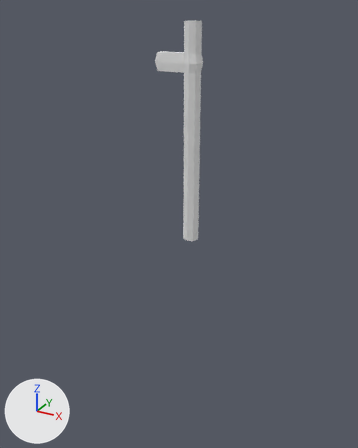
One commit to the FBX model CrueltySquad2/Assets/ART/Models/Luuk/metal beam.fbx: the scene before it, then after it.
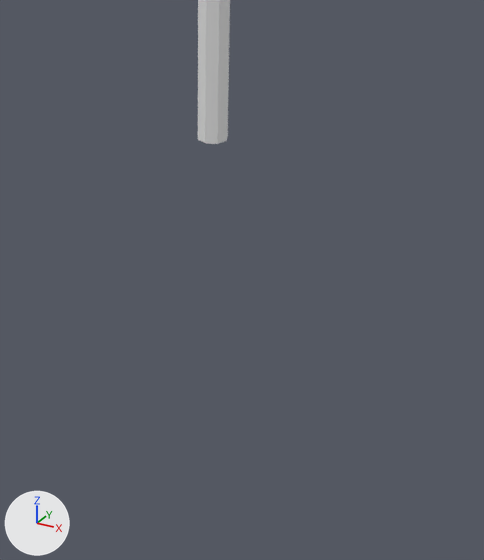
Each version is shown whole from a camera (50 mm lens) standing at (3.28, -6.35, 3.37) and looking at (-0.31, 0.17, 0.11), then close up on the part from 24% to 91% of the width and 38% to 100% of the height. The lights are fixed; the arrows at lower left show +X, +Y and +Z. Where no turn or scale is listed for an object, it has been applied to the vertices.

The first close-up shows 'metal beam'.
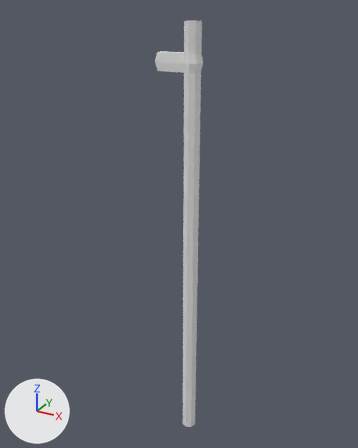
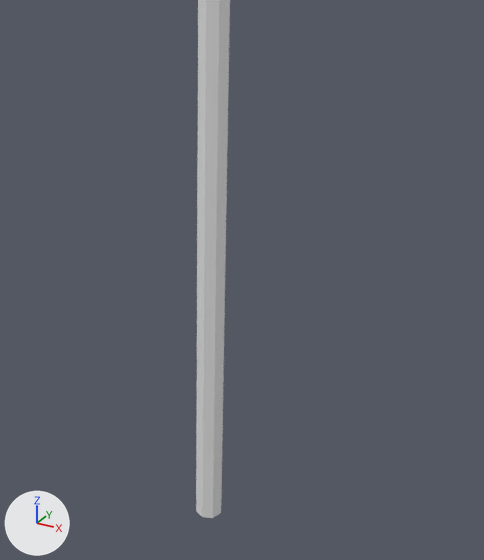
Pixel boxes (x1, y1, x2, y2) of what changed, in the close-ups (484 x 560 px):
'metal beam', reshaped
    before: (198, 0, 230, 144)
    after: (196, 0, 230, 518)
part 1 of me_cylinder, added
    after: (196, 137, 228, 518)

Edits to the bpy script that builds the scene:
```text
Change me_cylinder:
    where me_cylinder.from_pydata(...)  # 47 vertices, 46 faces; spans x -0.59..0.15, y -0.14..0.14, z 0.0..3.19
    used by ob_metal_beam; location = (0.0, 0.0, 0.0)
    verts and faces of me_cylinder; kept vertices keep their numbers, new ones are numbered from 47
    before: 0 (0.0, 0.12, 0.0), 1 (0.09, 0.09, 0.0) at pixel (227, 135), 2 (0.12, 0.0, 0.0) at pixel (226, 140), 3 (0.09, -0.09, 0.0) at pixel (217, 143), 4 (0.0, -0.12, 0.0) at pixel (205, 143)
    before: 5 (-0.09, -0.09, 0.0) at pixel (197, 139), 6 (-0.12, 0.0, 0.0) at pixel (198, 134), 8 (-0.09, 0.09, 0.0)
    me_cylinder part 1
    add for new, old in zip([*range(47, 55)], [*range(0, 7), 8]): verts[new] = verts[old] + (0.0, 0.0, -3.87)
    add faces += [(5, 6, 53, 52), (4, 5, 52, 51), (3, 4, 51, 50), (0, 47, 54, 8), (2, 3, 50, 49), (6, 8, 54, 53)]
    add faces += [(1, 2, 49, 48), (0, 1, 48, 47)]
```
